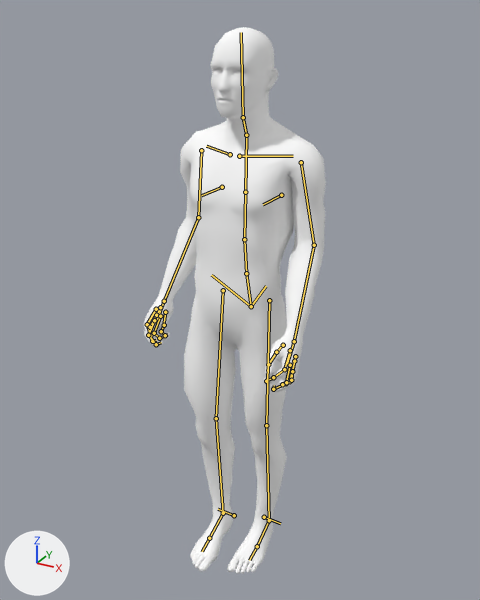
A saved change to the Blender file New Unity Project/Assets/Objects/Human Models/man2.5.blend.
One viewpoint serves both versions: a 50 mm lens placed at (8.63, -15.96, 8.81), pointed at (0.06, -0.39, 1.03). Arrows for +X, +Y and +Z are at lower left; the lights stay in place. Both versions are drawn at frame 28 of the action 'SideStep'; the numbers are the values there. The bones that bend it are drawn over the model as lines.
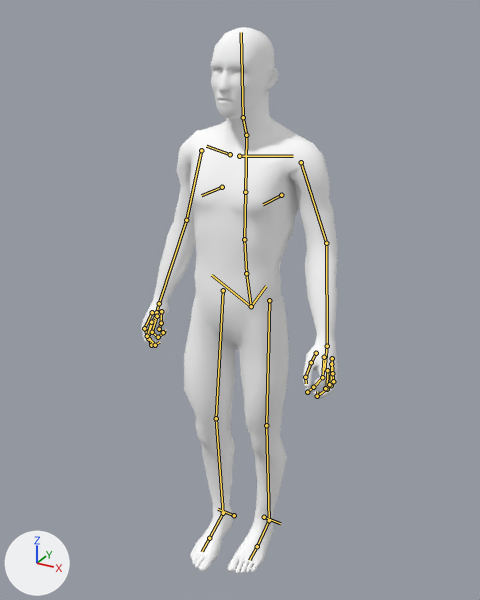
Changed parts and their boxes (x1, y1, x2, y2) in the pictures (480 x 600 px):
'Mesh.001', posed (8% wider)
    before: (144, 27, 326, 574)
    after: (141, 27, 337, 574)
bone 'upper_arm.L', root to tip
    before: (301, 162) to (314, 245)
    after: (301, 162) to (326, 243)
bone 'forearm.L', root to tip
    before: (314, 245) to (294, 341)
    after: (326, 243) to (327, 346)
bone 'upper_arm.R', root to tip
    before: (201, 150) to (198, 217)
    after: (201, 150) to (186, 220)
bone 'forearm.R', root to tip
    before: (198, 217) to (164, 301)
    after: (186, 220) to (159, 303)

The edits, one by one:
Bone 'upper_arm.L' (bone_upper_arm_l) turns from (6, 7, -79) to (6, 6, -70) degrees about its own x, y and z.
Bone 'forearm.L' (bone_forearm_l) turns from (39, -4, -5) to (25, -1, -4) degrees about its own x, y and z.
Bone 'upper_arm.R' (bone_upper_arm_r) turns from (-5, -9, 80) to (5, -6, 75) degrees about its own x, y and z.
Bone 'forearm.R' (bone_forearm_r) turns from (40, 4, 5) to (16, 0, 1) degrees about its own x, y and z.
